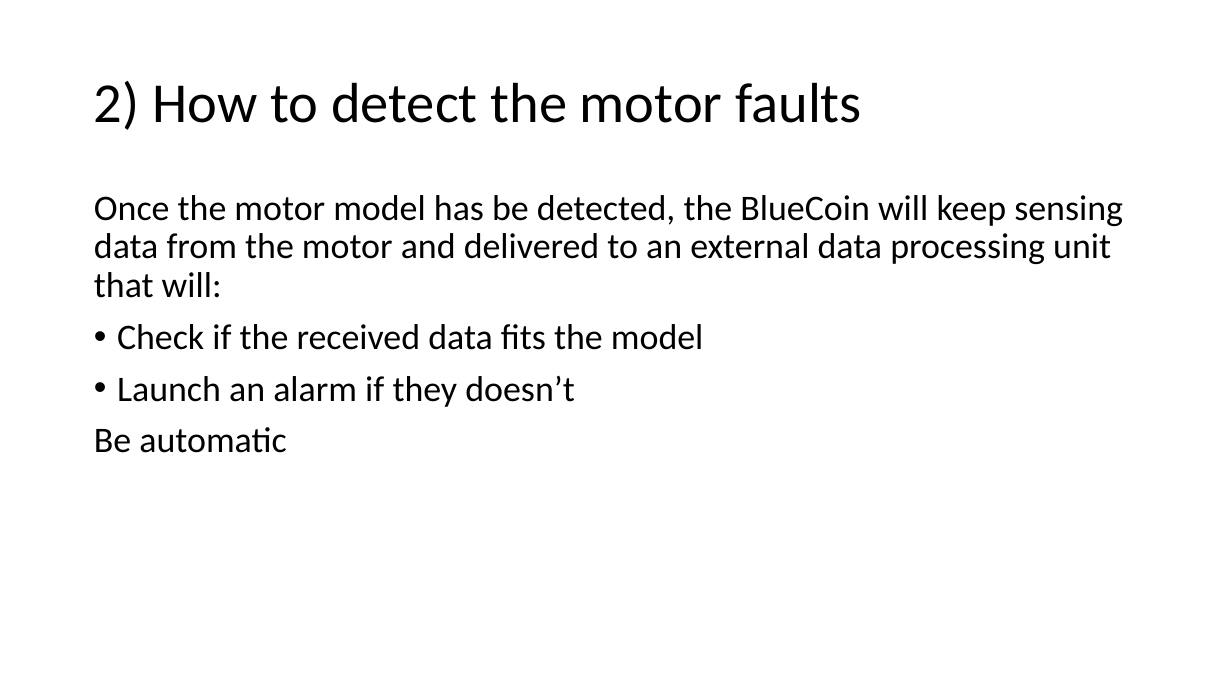
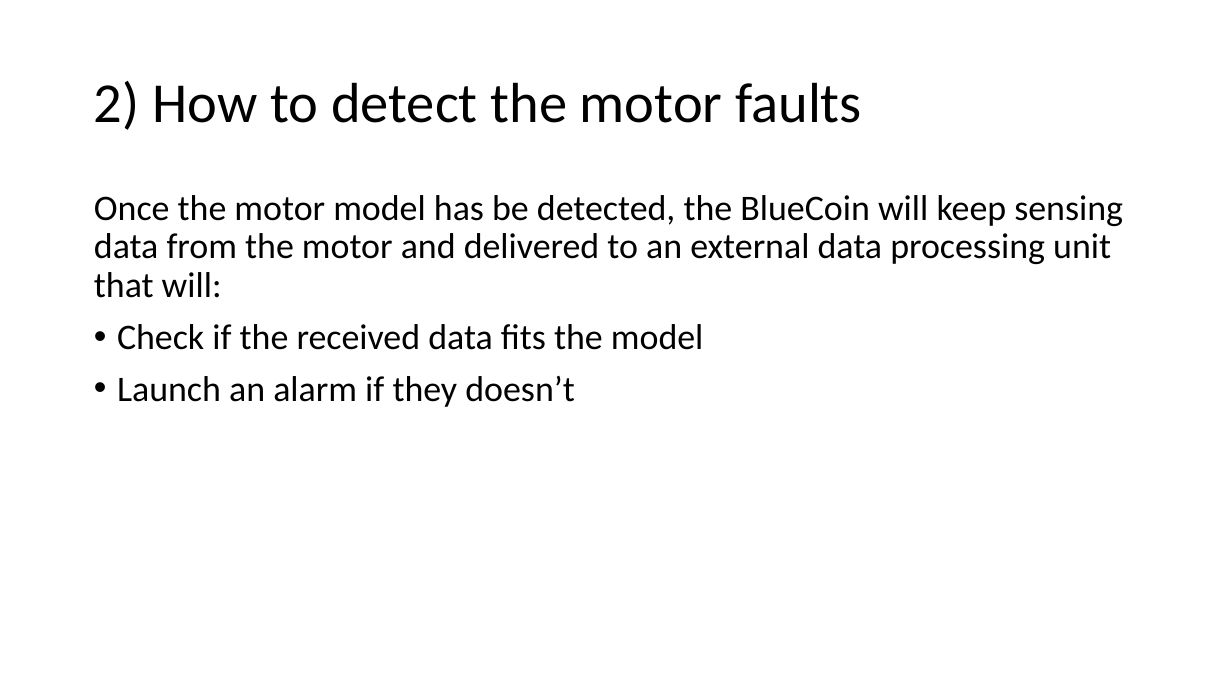
Before and after one commit to urzino/FanMonitoringBlueCoin, a slide deck: slide 6 of Pervasive_presentation_Milestone1_group8.pptx. Drawn at 1232x693 pixels with LibreOffice and Linux fonts; fonts in the diff are those of the drawing. Boxes give left, top, right and bottom in pixels: in the first picture for what was removed or moved away, otherwise in the second. Text is boxed around its words. In the diff, an @@ line names an element or a change of style, - is before the commit and + after.

```diff
--- a/Pervasive_presentation_Milestone1_group8.pptx
+++ b/Pervasive_presentation_Milestone1_group8.pptx
@@ text at box(94, 427, 286, 453): paragraph removed @@
-Be automatic
```
Also in this commit, not shown: 3 other slides changed, 2 slides added.
